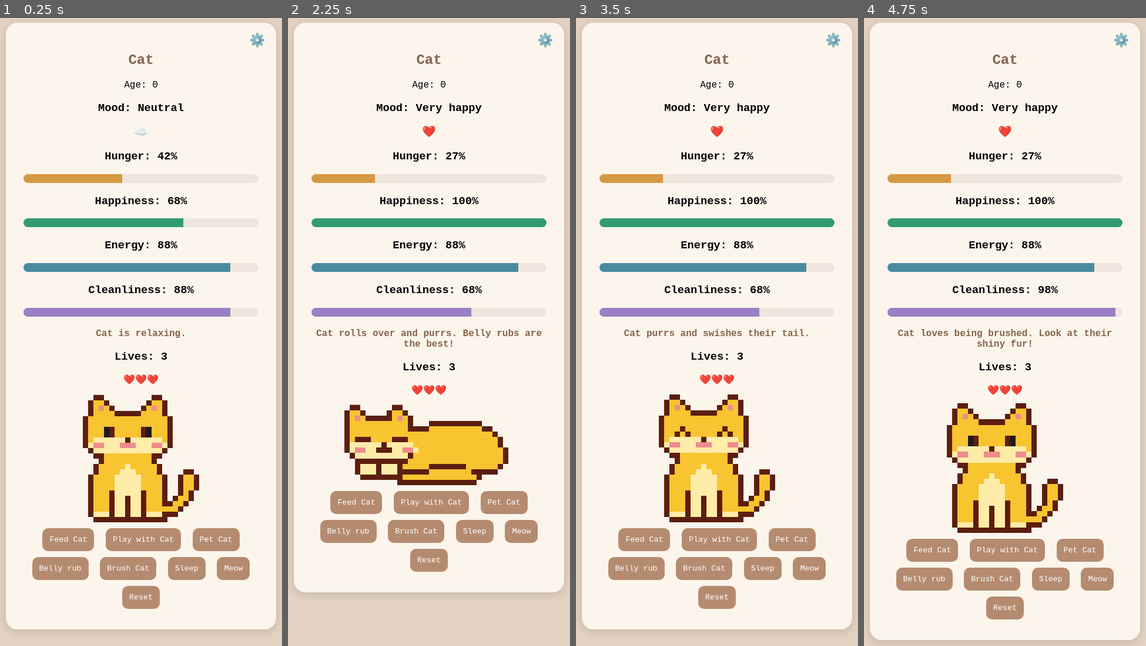
Above: before the commit, frames 1-4 (left to right).
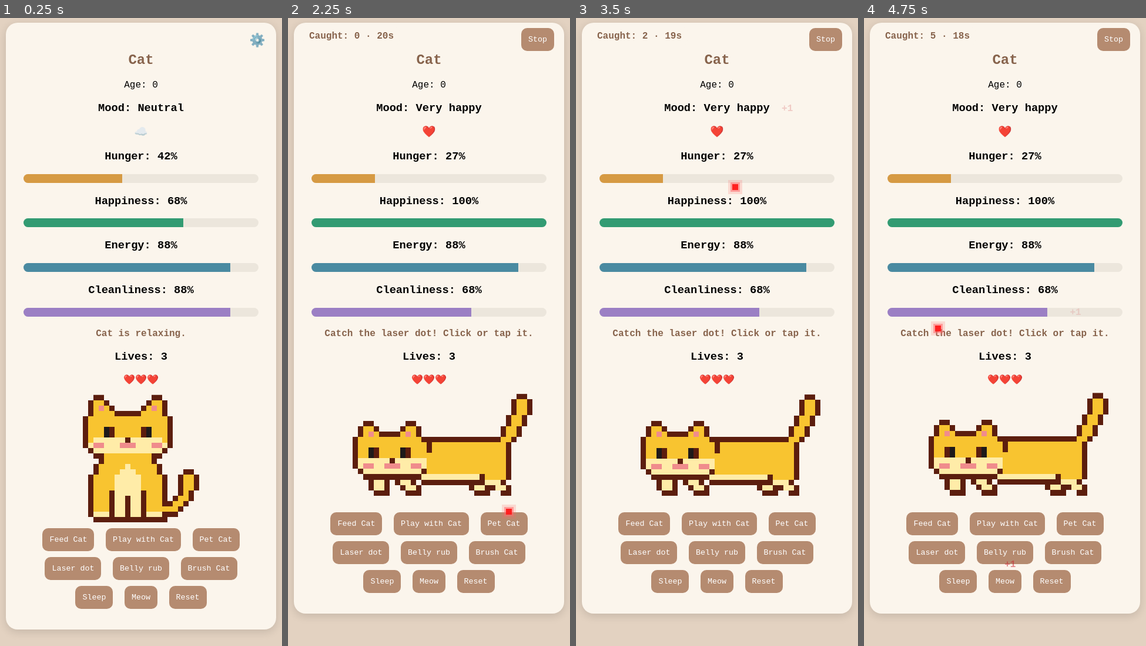
Above: after the commit, the same moments.

Repository: nannaellaraun/cat-game
Game: browser game, page index.html
Same seed, same stepped clock (60 frames per second), same inputs: the game is played once before the commit and once after it.
Inputs (mouse positions are in pixels of both pictures, inside the frame that each line leads up to):
- Up to frame 1 (0.25 s): no input
- Up to frame 2 (2.25 s): click "Play with Cat" at 0.27 s; click "Meow" at 1.27 s; click "Feed Cat" at 1.87 s; click "Belly rub" (after the commit: "Laser dot") at 2.02 s
- Up to frame 3 (3.5 s): click "Pet Cat" (after the commit: "Laser dot") at 2.47 s; click (781, 118) at 3.07 s, where only the run after the commit has a clickable "Laser dot"
- Up to frame 4 (4.75 s): click (1021, 187) at 3.67 s, where only the run after the commit has a clickable "Laser dot"; click (1069, 319) at 4.27 s, where only the run after the commit has a clickable "Laser dot"; click "Brush Cat" (after the commit: "Laser dot") at 4.52 s

The runs differ from the first frame. In frame 1, 2.3% of the frame differs, in the area x 11-89%, y 85-95%; in frame 2, 17%; in frame 3, 16%; in frame 4, 18%, in the area x 2-98%, y 1-100%.

Commit message:
Add laser dot mini-game with a ball-less chase pose
Co-Authored-By: Claude Opus 5.5 <noreply@anthropic.com>

Diff:
--- a/game.js
+++ b/game.js
@@ -39,6 +39,8 @@
   bellyScratchChance: 0.3, // chance of a scratch from a belly rub
   brushScratchChance: 0, // chance of a scratch from brushing
   petScratchChance: 0, // chance of a scratch from petting
+  laserSeconds: 20, // how long a laser dot round lasts
+  laserJoy: 1, // happiness from laser catches (1 = normal)
 };
 
 const PERSONALITIES = {
@@ -61,6 +63,8 @@
     timeHappiness: 3, // needs more playing
     timeEnergy: 1, // energy stays high
     bellyScratchChance: 0.2,
+    laserSeconds: 30, // loves the laser dot
+    laserJoy: 1.5,
   },
   bossy: {
     label: "Bossy",
@@ -69,6 +73,8 @@
     bellyScratchChance: 0.75,
     brushScratchChance: 0.25,
     petScratchChance: 0.2,
+    laserSeconds: 10, // gets bored of the laser dot
+    laserJoy: 0.5,
   },
   agreeable: {
     label: "Agreeable",
@@ -209,6 +215,17 @@
   reset() {
     Object.assign(cat, startingStats(cat.name));
   },
+  laserDone() {
+    const caught = lastLaserCatches;
+    cat.activity = "chasing";
+    cat.happiness = up(cat.happiness, Math.min(30, Math.round(caught * 3 * traits().laserJoy)));
+    cat.energy = down(cat.energy, 8);
+    cat.hunger = up(cat.hunger, 5);
+    cat.message =
+      caught === 0
+        ? cat.name + " watched the laser dot, but nobody caught it."
+        : cat.name + " caught the laser dot " + caught + (caught === 1 ? " time!" : " times!");
+  },
   timePassed() {
     const t = traits();
     cat.hunger = up(cat.hunger, t.timeHunger);
@@ -365,6 +382,7 @@
   if (cat.activity === "scratching") return "scratch";
   if (cat.activity === "angry") return "angry";
   if (cat.activity === "playing") return "playing";
+  if (cat.activity === "chasing") return "chase"; // laser dot game: playing pose without the ball
   if (cat.activity === "sleeping") return "sleepy";
   if (cat.lives < 3 || moodNames.includes("Sad")) return "sad";
   if (moodNames.includes("Sleepy")) return "sleepy";
@@ -511,7 +529,7 @@
 }
 
 function flyVisitor() {
-  if (visitorFlying || cat.lives <= 0 || document.hidden) return;
+  if (visitorFlying || laser || cat.lives <= 0 || document.hidden) return;
   visitorFlying = true;
   const card = document.querySelector(".game");
   let sky = card.querySelector(".sky");
@@ -572,7 +590,89 @@
 
 if (!reducedMotion) visitorLoop(true);
 
+// ---------- Laser dot game ----------
+
+// A red dot zips around the card; click or tap it to catch it. The cat watches it with its eyes.
+let laser = null; // the round being played right now
+let lastLaserCatches = 0; // catches in the round that just ended, for actions.laserDone
+
+function startLaserGame() {
+  if (laser || cat.lives <= 0) return;
+  stopAnimation();
+  const card = document.querySelector(".game");
+  const area = document.createElement("div");
+  area.className = "laser-area";
+  area.innerHTML =
+    '<p class="laser-score"></p>' +
+    '<button type="button" class="laser-stop">Stop</button>' +
+    '<button type="button" class="laser-dot" aria-label="Laser dot"></button>';
+  card.append(area);
+
+  const seconds = traits().laserSeconds;
+  laser = { area, dot: area.querySelector(".laser-dot"), caught: 0, start: Date.now(), seconds, moveTimer: null };
+  cat.activity = "chasing";
+  cat.message = "Catch the laser dot! Click or tap it.";
+  render();
+
+  laser.dot.addEventListener("pointerdown", (event) => {
+    event.preventDefault();
+    catchDot();
+  });
+  area.querySelector(".laser-stop").addEventListener("click", endLaserGame);
+  laser.clock = setInterval(updateLaserScore, 200);
+  updateLaserScore();
+  moveDot();
+}
+
+function updateLaserScore() {
+  const left = Math.max(0, laser.seconds - (Date.now() - laser.start) / 1000);
+  laser.area.querySelector(".laser-score").textContent = "Caught: " + laser.caught + " · " + Math.ceil(left) + "s";
+  if (left <= 0) endLaserGame();
+}
+
+// Jump to a new random spot; the jumps get quicker as the round goes on.
+function moveDot() {
+  clearTimeout(laser.moveTimer);
+  const box = laser.area.getBoundingClientRect();
+  const x = 30 + Math.random() * (box.width - 60);
+  const y = 60 + Math.random() * (box.height - 90);
+  laser.dot.style.left = x + "px";
+  laser.dot.style.top = y + "px";
+
+  const catBox = $("cat-image").getBoundingClientRect();
+  setLook(x < catBox.left - box.left + catBox.width / 2 ? "left" : "right");
+
+  const progress = (Date.now() - laser.start) / (laser.seconds * 1000);
+  laser.moveTimer = setTimeout(moveDot, 1100 - 500 * Math.min(1, progress));
+}
+
+function catchDot() {
+  laser.caught += 1;
+  const plus = document.createElement("span");
+  plus.className = "laser-plus";
+  plus.textContent = "+1";
+  plus.style.left = laser.dot.style.left;
+  plus.style.top = laser.dot.style.top;
+  laser.area.append(plus);
+  setTimeout(() => plus.remove(), 700);
+  updateLaserScore(); // may end the round if time is up
+  if (laser) moveDot();
+}
+
+function endLaserGame() {
+  if (!laser) return;
+  clearTimeout(laser.moveTimer);
+  clearInterval(laser.clock);
+  laser.area.remove();
+  lastLaserCatches = laser.caught;
+  laser = null;
+  lookDirection = null;
+  doAction("laserDone");
+}
+
 // ---------- Wiring up buttons and the settings form ----------
+
+$("laser-button").addEventListener("click", startLaserGame);
 
 document.querySelectorAll("[data-action]").forEach((button) => {
   button.addEventListener("click", () => doAction(button.dataset.action));
--- a/index.html
+++ b/index.html
@@ -5,7 +5,7 @@
 <meta name="viewport" content="width=device-width, initial-scale=1">
 <title>Cat Game</title>
 <!-- Bump ?v= on every update so browsers load the new files, not an old saved copy -->
-<link rel="stylesheet" href="style.css?v=20261105-9">
+<link rel="stylesheet" href="style.css?v=20261105-11">
 </head>
 <body>
 <div class="game">
@@ -42,6 +42,7 @@
       <button data-action="feed">Feed <span class="name"></span></button>
       <button data-action="play">Play with <span class="name"></span></button>
       <button data-action="pet">Pet <span class="name"></span></button>
+      <button type="button" id="laser-button">Laser dot</button>
       <button data-action="bellyRub">Belly rub</button>
       <button data-action="brush">Brush <span class="name"></span></button>
       <button data-action="sleep">Sleep</button>
@@ -104,7 +105,7 @@
   </dialog>
 
 </div>
-<script src="sprites.js?v=20261105-9"></script>
-<script src="game.js?v=20261105-9"></script>
+<script src="sprites.js?v=20261105-11"></script>
+<script src="game.js?v=20261105-11"></script>
 </body>
 </html>
--- a/sprites.js
+++ b/sprites.js
@@ -119,6 +119,33 @@
       "KrRRrK...KKK...KKK..........KKK..KK....",
       ".KrrK..................................",
       "..KK...................................",
+    ],
+    regions: {ears: [[6, 5, 10, 7], [14, 5, 18, 7]], mask: [[9, 11, 15, 13]], tail: [[33, 0, 38, 8]], paws: [[7, 16, 18, 17], [27, 16, 34, 17]]},
+    hat: [12, 6], // party hat: middle column and bottom row
+  },
+  chase: { // the playing pose without the ball, for the laser dot game
+    art: [
+      "....................................KK.",
+      "...................................KYYK",
+      "...................................KYOK",
+      "...................................KYYK",
+      "..................................KYYK.",
+      ".......KK......KK.................KYOK.",
+      "......KYYK....KYYK...............KYYK..",
+      "......KYPYKKKKYPYK...............KYOK..",
+      ".....KYYYYOYYOYYYYKKKKKKKKKKKKKKKYYK...",
+      ".....KYYYYYOOYYYYYYKYYOYYYOYYYOYYYK....",
+      ".....KYYEDYYYYDFYYYKYOYYYOYYYOYYYYK....",
+      ".....KYYEDYYYYDFYYYYYYYYOYYYOYYYOYK....",
+      ".....KLLLLLLKLLLLLLYYOYYYYYYYYYYYYK....",
+      ".....KLPPLLPPPLLPPLYYYYYOYYYOYYYOYK....",
+      "......KLLLLLLLLLLLKYYYYYYYYYYYYYYYK....",
+      ".......KKKKKKKKKKKLLLLLLLLLLLKYYYYK....",
+      "........KLLK.KLLK.KKKKKKKKKKKKLLLK.....",
+      "........KLLK..KLLK.........KLLKKLLK....",
+      ".........KKK...KKK..........KKK..KK....",
+      ".......................................",
+      ".......................................",
     ],
     regions: {ears: [[6, 5, 10, 7], [14, 5, 18, 7]], mask: [[9, 11, 15, 13]], tail: [[33, 0, 38, 8]], paws: [[7, 16, 18, 17], [27, 16, 34, 17]]},
     hat: [12, 6], // party hat: middle column and bottom row
--- a/style.css
+++ b/style.css
@@ -224,3 +224,71 @@
   position: absolute;
   image-rendering: pixelated;
 }
+
+/* Laser dot game: a layer over the card that catches clicks while a round is played */
+.laser-area {
+  position: absolute;
+  inset: 0;
+  z-index: 20;
+  border-radius: 20px;
+  cursor: crosshair;
+}
+.laser-score {
+  position: absolute;
+  top: 8px;
+  left: 16px;
+  margin: 0;
+  padding: 6px 10px;
+  border-radius: 8px;
+  background: #fbf5ecdd;
+  color: #87634c;
+  font-weight: bold;
+}
+.laser-stop {
+  position: absolute;
+  top: 4px;
+  right: 12px;
+}
+.laser-dot {
+  position: absolute;
+  width: 44px; /* big enough to tap on a phone */
+  height: 44px;
+  margin: -22px 0 0 -22px;
+  padding: 0;
+  border: none;
+  background: transparent;
+  cursor: pointer;
+  transition: left 0.25s ease-out, top 0.25s ease-out;
+}
+.laser-dot:hover {
+  background: transparent;
+}
+.laser-dot::after {
+  content: "";
+  position: absolute;
+  left: 50%;
+  top: 50%;
+  width: 10px;
+  height: 10px;
+  margin: -5px 0 0 -5px;
+  background: #ff2020;
+  box-shadow: 0 0 0 3px #ff6a6a88, 0 0 0 7px #ff6a6a33;
+}
+.laser-plus {
+  position: absolute;
+  color: #c81c28;
+  font-weight: bold;
+  pointer-events: none;
+  animation: laser-plus 0.7s ease-out forwards;
+}
+@keyframes laser-plus {
+  to {
+    transform: translateY(-30px);
+    opacity: 0;
+  }
+}
+@media (prefers-reduced-motion: reduce) {
+  .laser-dot {
+    transition: none;
+  }
+}
